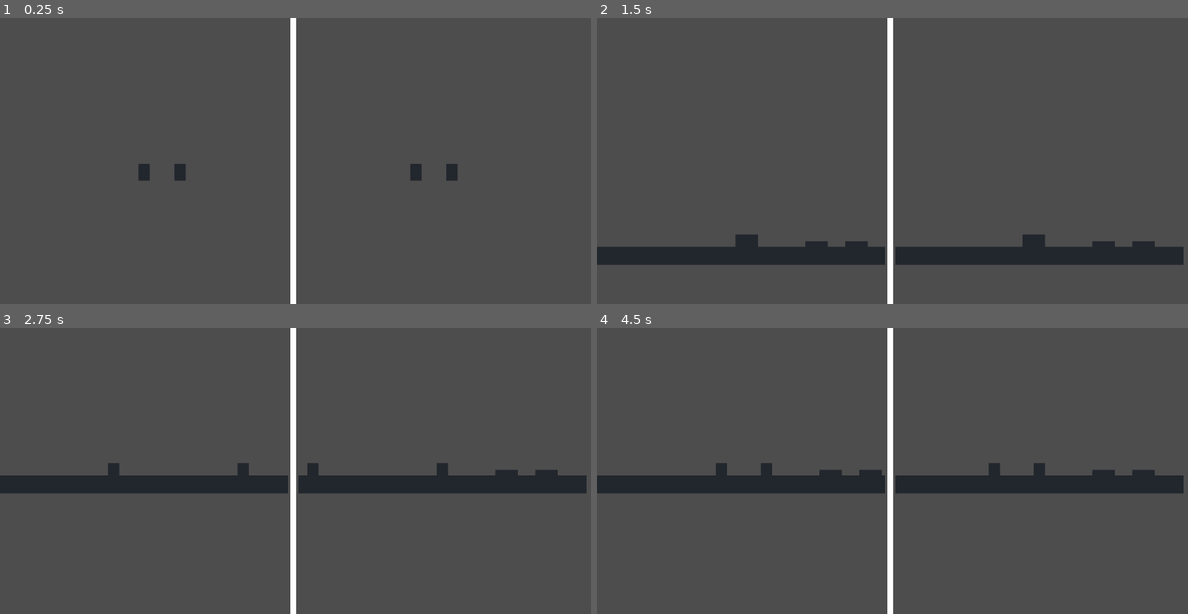
Above: before the commit, frames 1-4 (two rows, left to right).
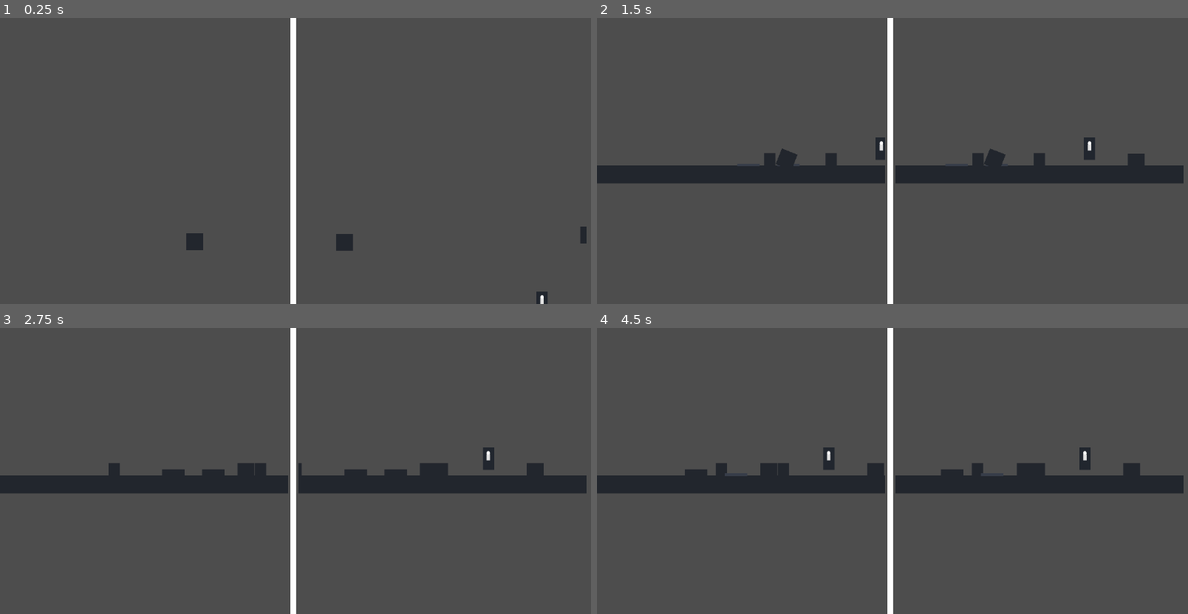
Above: after the commit, the same moments.

Repository: lindenzheng/orthogonal
Game: Godot game, scene res://scenes/game.tscn
Same seed, same stepped clock (60 frames per second), same inputs: the game is played once before the commit and once after it.
Inputs:
- Up to frame 1 (0.25 s): no input
- Up to frame 2 (1.5 s): hold D (p1_move_right) from 0.53 s (still down); tap W (p1_interact) at 0.6 s; tap Up (p2_interact) at 0.8, 1.35 s
- Up to frame 3 (2.75 s): tap W (p1_interact) at 1.55, 2.1 s; release D (p1_move_right) at 2.03 s; hold A (p1_move_left) from 2.03 s (still down); tap Up (p2_interact) at 2.3 s
- Up to frame 4 (4.5 s): release A (p1_move_left) at 2.78 s; hold D (p1_move_right) 2.78-4.28 s; tap Up (p2_interact) at 2.85, 3.8, 4.35 s; tap W (p1_interact) at 3.05, 3.6 s; hold A (p1_move_left) from 4.28 s (still down)

The runs differ from the first frame. In frame 1, 0.9% of the frame differs, in the area x 23-100%, y 51-100%; in frame 2, 14%, in the area x 0-100%, y 41-87%; in frame 3, 1.0%; in frame 4, 1.3%.

Commit message:
Add box.tscn, organize objects and level, fix button sprite bug

Diff:
--- /dev/null
+++ b/scenes/box.tscn
@@ -0,0 +1,15 @@
+[gd_scene load_steps=3 format=3 uid="uid://d1pwbfp03a1fn"]
+
+[ext_resource type="Texture2D" uid="uid://bfimtglv8y8m1" path="res://assets/sprites/box.png" id="1_3inec"]
+
+[sub_resource type="RectangleShape2D" id="RectangleShape2D_klq6b"]
+
+[node name="Box" type="RigidBody2D"]
+mass = 0.3
+
+[node name="Sprite2D" type="Sprite2D" parent="."]
+texture = ExtResource("1_3inec")
+
+[node name="CollisionShape2D" type="CollisionShape2D" parent="."]
+scale = Vector2(1.5, 1.5)
+shape = SubResource("RectangleShape2D_klq6b")
--- a/scenes/button.tscn
+++ b/scenes/button.tscn
@@ -1,7 +1,8 @@
-[gd_scene load_steps=4 format=3 uid="uid://uaxu3fr55fp8"]
+[gd_scene load_steps=5 format=3 uid="uid://uaxu3fr55fp8"]
 
 [ext_resource type="Script" uid="uid://yphukippswpf" path="res://scripts/button.gd" id="1_rhj8v"]
-[ext_resource type="Texture2D" uid="uid://cwvvg8foqd5g2" path="res://assets/sprites/pixel.png" id="2_3q610"]
+[ext_resource type="Texture2D" uid="uid://dqty2gx6q70jo" path="res://assets/sprites/button.png" id="2_i7y4x"]
+[ext_resource type="Texture2D" uid="uid://cl3t4tbealdjq" path="res://assets/sprites/buttonpressed.png" id="3_3q610"]
 
 [sub_resource type="RectangleShape2D" id="RectangleShape2D_0hol4"]
 size = Vector2(20, 4)
@@ -11,18 +12,18 @@
 
 [node name="CollisionShape2D" type="CollisionShape2D" parent="."]
 position = Vector2(178, -20)
-scale = Vector2(2, 2)
+scale = Vector2(2, 2.5)
 shape = SubResource("RectangleShape2D_0hol4")
 
 [node name="Button" type="Sprite2D" parent="CollisionShape2D"]
 position = Vector2(-9.536743e-07, 0)
-scale = Vector2(10, 3)
-texture = ExtResource("2_3q610")
+scale = Vector2(0.5, 0.35)
+texture = ExtResource("2_i7y4x")
 
 [node name="ButtonPressed" type="Sprite2D" parent="CollisionShape2D"]
 position = Vector2(0, 1)
-scale = Vector2(10, 1)
-texture = ExtResource("2_3q610")
+scale = Vector2(0.5, 0.15)
+texture = ExtResource("3_3q610")
 
 [connection signal="body_entered" from="." to="." method="_on_Button_body_entered"]
 [connection signal="body_exited" from="." to="." method="_on_Area2D_body_exited"]
--- a/scenes/level.tscn
+++ b/scenes/level.tscn
@@ -1,9 +1,10 @@
-[gd_scene load_steps=7 format=3 uid="uid://jbpbc80kq8s2"]
+[gd_scene load_steps=8 format=3 uid="uid://jbpbc80kq8s2"]
 
 [ext_resource type="PackedScene" uid="uid://dqbmj5ii7qrqs" path="res://scenes/player.tscn" id="1_mx8sn"]
 [ext_resource type="PackedScene" uid="uid://uaxu3fr55fp8" path="res://scenes/button.tscn" id="4_mx8sn"]
 [ext_resource type="Resource" uid="uid://do2evqt18sebb" path="res://scripts/player2_controls.tres" id="5_8iemx"]
 [ext_resource type="PackedScene" uid="uid://bojskohbtf8ng" path="res://scenes/lever.tscn" id="5_ppgk2"]
+[ext_resource type="PackedScene" uid="uid://d1pwbfp03a1fn" path="res://scenes/box.tscn" id="6_2r41h"]
 [ext_resource type="Texture2D" uid="uid://dxnbgy55af4o4" path="res://assets/sprites/floor.png" id="6_64w2a"]
 
 [sub_resource type="RectangleShape2D" id="RectangleShape2D_0e48y"]
@@ -12,9 +13,10 @@
 [node name="Level" type="Node2D"]
 
 [node name="Player1" parent="." instance=ExtResource("1_mx8sn")]
+position = Vector2(-37, 952)
 
 [node name="Player2" parent="." instance=ExtResource("1_mx8sn")]
-position = Vector2(64, 0)
+position = Vector2(325, 950)
 controls = ExtResource("5_8iemx")
 
 [node name="Floor" type="StaticBody2D" parent="."]
@@ -28,11 +30,22 @@
 scale = Vector2(100, 1)
 texture = ExtResource("6_64w2a")
 
-[node name="Button" parent="." instance=ExtResource("4_mx8sn")]
+[node name="Objects" type="Node" parent="."]
+
+[node name="Button" parent="Objects" instance=ExtResource("4_mx8sn")]
 position = Vector2(0, 1000)
 
-[node name="Button2" parent="." instance=ExtResource("4_mx8sn")]
+[node name="Button2" parent="Objects" instance=ExtResource("4_mx8sn")]
 position = Vector2(71, 1000)
 
-[node name="Lever" parent="." instance=ExtResource("5_ppgk2")]
+[node name="Lever" parent="Objects" instance=ExtResource("5_ppgk2")]
 position = Vector2(413, 953)
+
+[node name="Box" parent="Objects" instance=ExtResource("6_2r41h")]
+position = Vector2(63, 818)
+
+[node name="Box2" parent="Objects" instance=ExtResource("6_2r41h")]
+position = Vector2(-333, 839)
+
+[node name="Box3" parent="Objects" instance=ExtResource("6_2r41h")]
+position = Vector2(497, 805)
--- /dev/null
+++ b/scripts/box.gd
@@ -0,0 +1 @@
+extends StaticBody2D
--- a/scripts/button.gd
+++ b/scripts/button.gd
@@ -2,7 +2,8 @@
 
 @onready var sprite_normal = $CollisionShape2D/Button  # The normal sprite
 @onready var sprite_pressed = $CollisionShape2D/ButtonPressed  # The sprite for the pressed state
-@onready var objects_touching = 0
+var objects_touching = 0
+var is_animating = false
 
 func _ready():
 	# Ensure the pressed sprite is hidden at the start
@@ -13,23 +14,33 @@
 	#print(body.name + " touched the button") #Debug
 	if objects_touching == 0:
 		print(body.name + " pressed the button!") #Debug
-		await _animate_scale(sprite_normal, Vector2(10.0, 1.0), Vector2(10.0, 3.0))
+		if not is_animating:
+			is_animating = true
+			await _animate_scale(sprite_normal, Vector2(0.5, 0.25), Vector2(0.5, 0.5))
+			_set_sprite_visibility(true)
 	objects_touching += 1
 
 func _animate_scale(sprite, start_scale, end_scale):
 	var tween = get_tree().create_tween() # Creates a tween (object that does a transition animation)
 	tween.tween_property(sprite, "scale", start_scale, 0.075)  # Scales up/down
 	await tween.finished # Wait until the tween finishes
-	_toggle_sprite_visibility()
 	sprite.scale = end_scale # Scale back animation
+	is_animating = false
 
-func _toggle_sprite_visibility():
-	sprite_normal.visible = !sprite_normal.visible
-	sprite_pressed.visible = !sprite_pressed.visible
+func _set_sprite_visibility(is_pressed):
+	sprite_normal.visible = not is_pressed
+	sprite_pressed.visible = is_pressed
+
+#func _toggle_sprite_visibility():
+	#sprite_normal.visible = !sprite_normal.visible
+	#sprite_pressed.visible = !sprite_pressed.visible
 
 func _on_Area2D_body_exited(body):
 	objects_touching -= 1
 	#print(body.name + " exited the button") # Debug
 	if objects_touching == 0:
-		print(body.name + " unpressed the button") # Debug
-		await _animate_scale(sprite_pressed, Vector2(10.0, 3.0), Vector2(10.0, 1.0))
+		if not is_animating:
+			is_animating = true
+			print(body.name + " unpressed the button") # Debug
+			await _animate_scale(sprite_pressed, Vector2(0.5, 0.5), Vector2(0.5, 0.15))
+			_set_sprite_visibility(false)
--- a/scripts/lever.gd
+++ b/scripts/lever.gd
@@ -18,8 +18,8 @@
 	if body.is_in_group("player"):
 		character_in_range = false
 
-func _process(delta):
-	if character_in_range && (Input.is_action_just_pressed("p1_interact") || Input.is_action_just_pressed("p2_interact")):
+func _process(_delta):
+	if character_in_range and (Input.is_action_just_pressed("p1_interact") or Input.is_action_just_pressed("p2_interact")):
 		_press_lever()
 
 func _press_lever():
--- a/scripts/player.gd
+++ b/scripts/player.gd
@@ -3,7 +3,9 @@
 @export var controls: PlayerControls = null
 
 const SPEED = 300.0
-const JUMP_VELOCITY = -400.0
+const PUSH_FORCE = 15.0
+const MIN_PUSH_FORCE = 10.0
+#const JUMP_VELOCITY = -400.0
 
 func _ready():
 	add_to_group("player")
@@ -27,3 +29,10 @@
 		velocity.x = move_toward(velocity.x, 0, SPEED)
 
 	move_and_slide()
+
+	# Object Push Code
+	for i in get_slide_collision_count():
+		var c = get_slide_collision(i)
+		if c. get_collider() is RigidBody2D:
+			var push_force = (PUSH_FORCE * velocity.length() / SPEED) + MIN_PUSH_FORCE
+			c. get_collider(). apply_central_impulse(-c.get_normal() * push_force)
Binary file added: assets/sprites/box.png
Not shown, added: assets/sprites/box.png.import
Binary file added: assets/sprites/button.png
Not shown, added: assets/sprites/button.png.import
Binary file added: assets/sprites/buttonpressed.png
Not shown, added: assets/sprites/buttonpressed.png.import
Not shown, added: scripts/box.gd.uid
